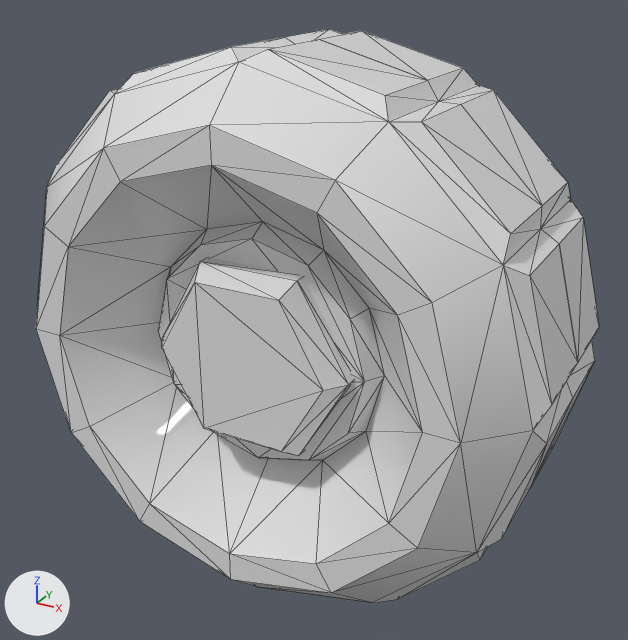
What one commit did to the FBX model ICGameContent/models/robo_wheel.FBX.
Before and after are seen from a camera (50 mm lens) standing at (-0.151, -0.981, -0.015) and looking at (-0.696, 0.01, -0.511). Lighting does not change. The marker at lower left points along +X, +Y and +Z. Mesh edges are drawn as thin lines. Where no turn or scale is listed for an object, it has been applied to the vertices. Vertices at the same position are counted once.
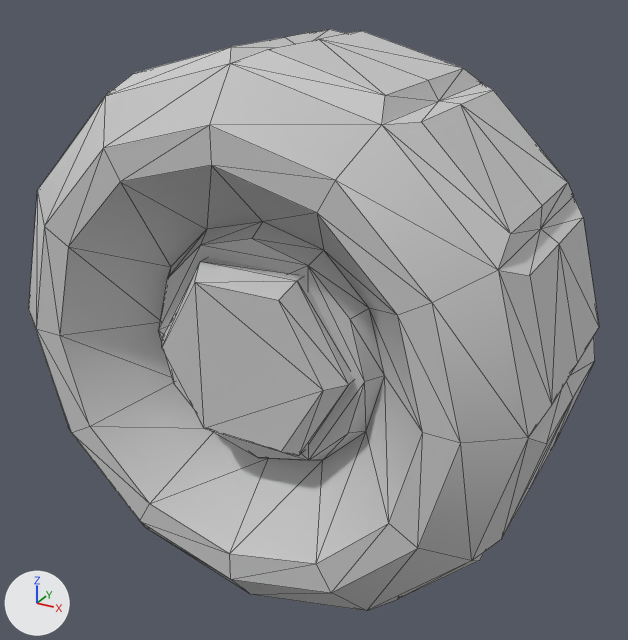
The newer file is also turned or shifted as a whole; pictures and numbers use the older file's frame.

Pixel boxes (x1, y1, x2, y2) of what changed, in the pictures (628 x 640 px; the box of a moved part takes in the faces that stretch with it):
'Cylinder011', reshaped
    before: (36, 29, 599, 603)
    after: (29, 29, 599, 611)
part 1 of me_mesh, moved or reshaped
    before: (36, 29, 599, 603)
    after: (29, 29, 595, 611)
part 2 of me_mesh, recoloured
    both: (45, 37, 594, 564)

What changed in the scene script:
```text
Add mat_03___default:
    mat_03___default = principled_material('03 - Default')
    mat_03___default.base_color = (0.588, 0.588, 0.588)  # light grey #cacaca
    mat_03___default.roughness = 0.859
Change me_mesh:
    used by ob_cylinder011; location = (-0.71, 0.003, -0.511)
    remove me_mesh.from_pydata(...)  # 252 vertices, 460 faces; spans x -0.382..0.382, y -0.204..0.204, z -0.382..0.382
    add me_mesh.from_pydata(...)  # 240 vertices, 460 faces; spans x -0.382..0.382, y -0.204..0.204, z -0.382..0.382
    me_mesh part 1: 36 vertices removed from x -0.382..0.382, y -0.142..0.142, z -0.382..0.382; 24 vertices added at x -0.37..0.37, y -0.159..0.159, z -0.37..0.37
    me_mesh part 2: 128 faces spanning x -0.382..0.382, y -0.204..0.204, z -0.382..0.382 switch from mat_01___default (light grey #e4e4e4) to mat_03___default (light grey #cacaca)
```
